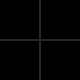
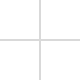
Layered file, before and after one edit (80px x 80px). Changes by layer:
painted on "Layer 2 copy" over (0, 0, 80, 80)
painted on "Layer 1" over (0, 0, 80, 80)
